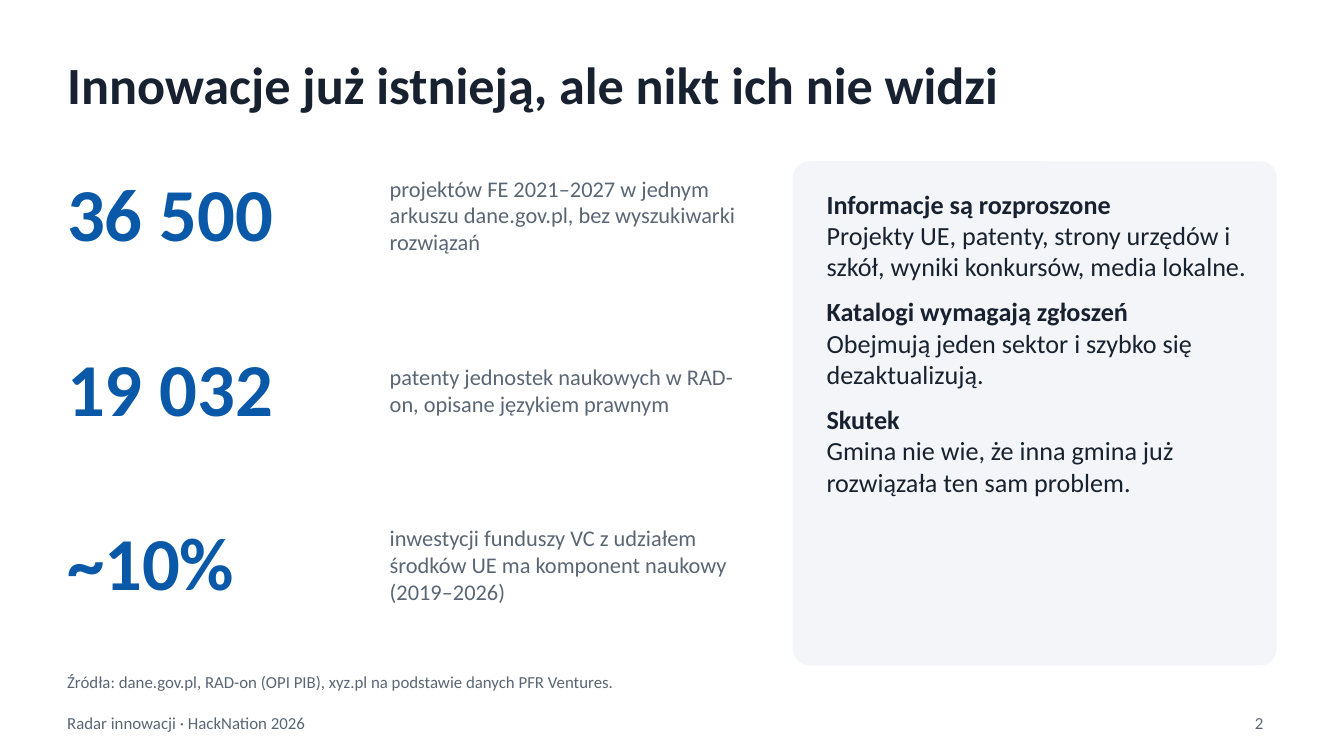
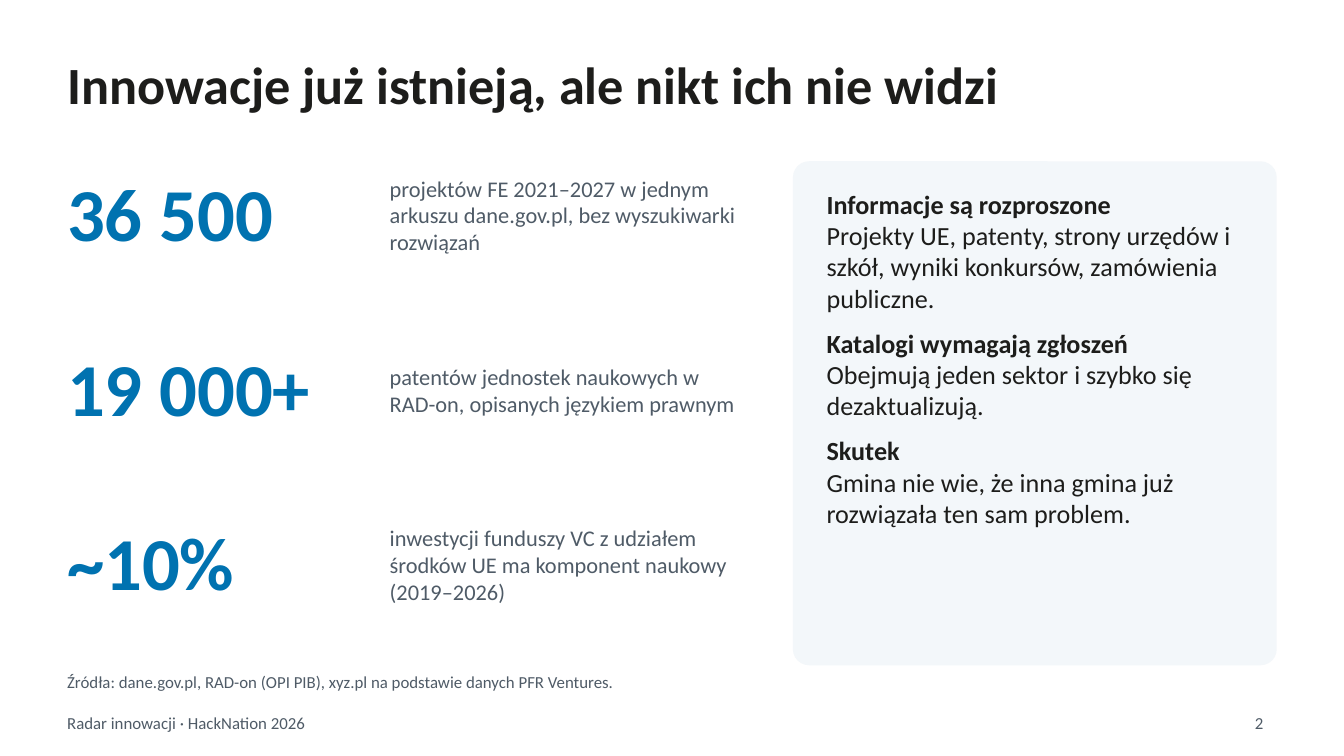
Before and after one commit to FilipLangiewicz/InnovationHub, a slide deck: slide 2 of docs/presentation/Radar_innowacji.pptx. Drawn at 1344x756 pixels with LibreOffice and Linux fonts; fonts in the diff are those of the drawing. Boxes give left, top, right and bottom in pixels: in the first picture for what was removed or moved away, otherwise in the second. Text is boxed around its words. In the diff, an @@ line names an element or a change of style, - is before the commit and + after.

```diff
--- a/docs/presentation/Radar_innowacji.pptx
+++ b/docs/presentation/Radar_innowacji.pptx
@@ title "Innowacje już istnieją, ale nikt ..." at box(67, 67, 998, 113): text colour #17212F to #1D1D1B @@
@@ text "36 500" at box(67, 190, 273, 242): text colour #0A58A8 to #0072B0 @@
@@ rounded rectangle at box(793, 161, 1277, 665): fill #F3F5F8 to #F3F7FA @@
@@ text at box(827, 195, 1192, 528): text colour #17212F to #1D1D1B in "Informacje są rozproszone", "Katalogi wymagają zgłoszeń", "Obejmują jeden sektor i szybko się dezaktualizują.", "Skutek" and 1 more places @@
@@ text at box(827, 227, 1230, 313): text changed; text colour #17212F to #1D1D1B @@
-Projekty UE, patenty, strony urzędów i szkół, wyniki konkursów, media lokalne.
+Projekty UE, patenty, strony urzędów i szkół, wyniki konkursów, zamówienia publiczne.
@@ text at box(67, 367, 311, 417): text changed; text colour #0A58A8 to #0072B0 @@
-19 032
+19 000+
@@ text at box(390, 369, 734, 416): text changed; text colour #5B6675 to #4F5B67 @@
-patenty jednostek naukowych w RAD-on, opisane językiem prawnym
+patentów jednostek naukowych w RAD-on, opisanych językiem prawnym
@@ text "~10%" at box(67, 538, 234, 591): text colour #0A58A8 to #0072B0 @@
```
Also in this commit, not shown: 6 other slides changed, 3 slides added, 3 slides removed, 7 other files.
